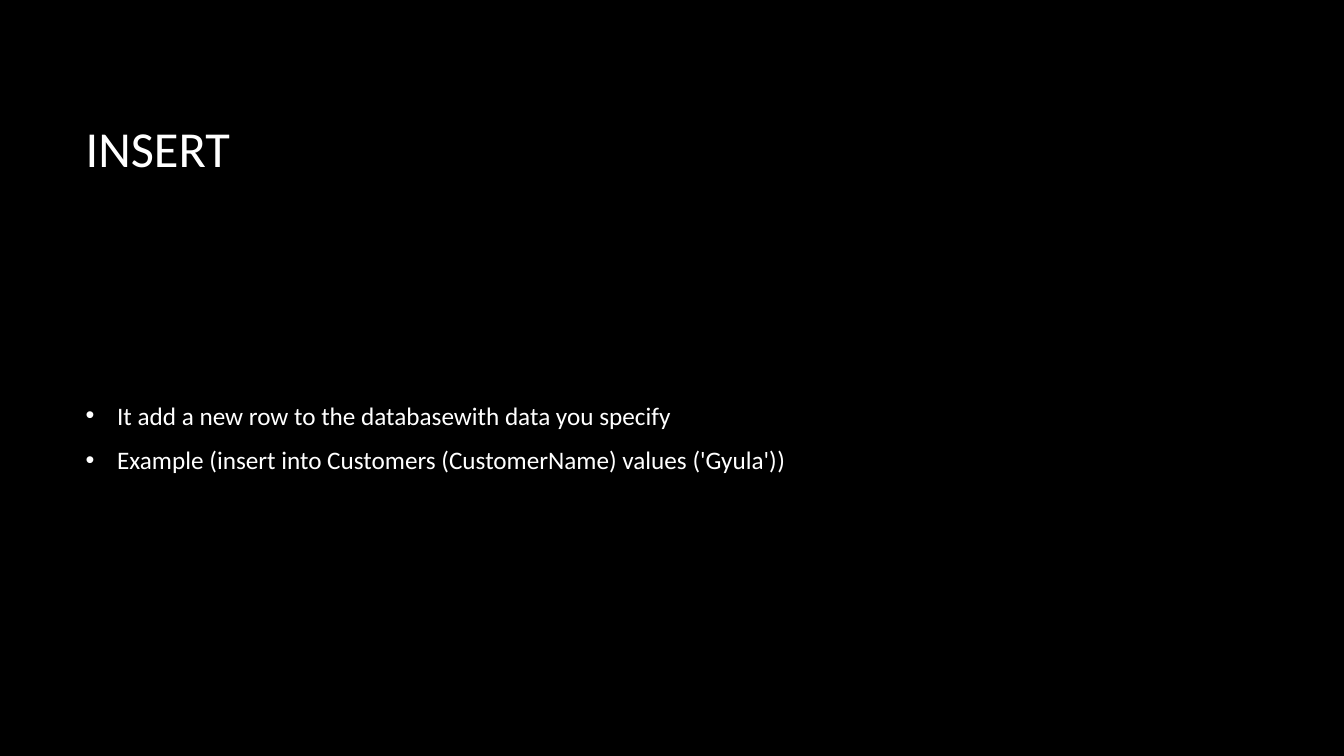
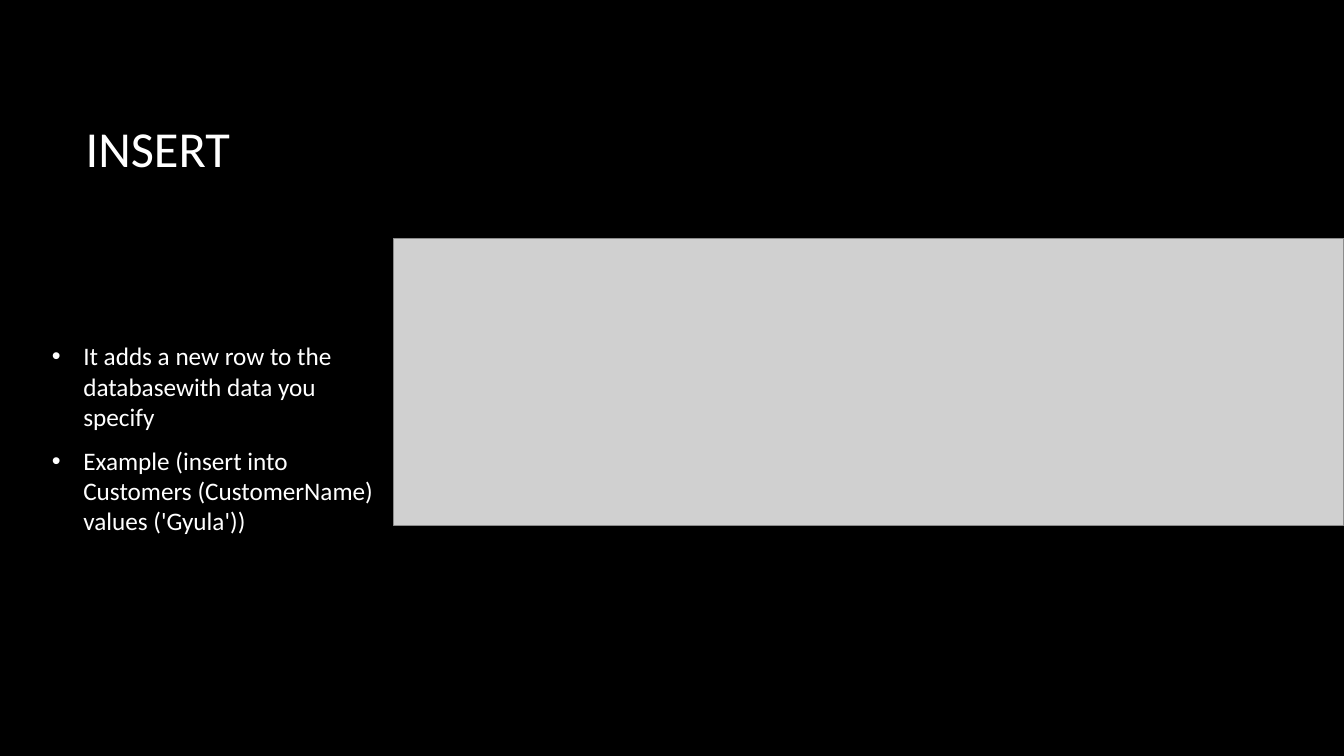
Before and after one commit to HajnalBendeguz1/IKT-01.23, a slide deck: slide 5 of SQL basics.pptx. Drawn at 1344x756 pixels with LibreOffice and Linux fonts; fonts in the diff are those of the drawing; grey boxes stand for pictures; background and template pictures are left out. Boxes give left, top, right and bottom in pixels: in the first picture for what was removed or moved away, otherwise in the second. Text is boxed around its words. In the diff, an @@ line names an element or a change of style, - is before the commit and + after.

```diff
--- a/SQL basics.pptx
+++ b/SQL basics.pptx
@@ picture added at [393, 238, 1344, 525] @@
@@ text "It adds a new row ...": place and size @@
-text "It adds a new row ..." at [117, 407, 786, 473]
+text "It adds a new row ..." at [83, 347, 373, 534]
@@ text at [83, 347, 331, 430]: text changed @@
-• It add a new row to the databasewith data you specify
+• It adds a new row to the databasewith data you specify
```
Also in this commit, not shown: 11 other slides changed, 1 slide removed.
